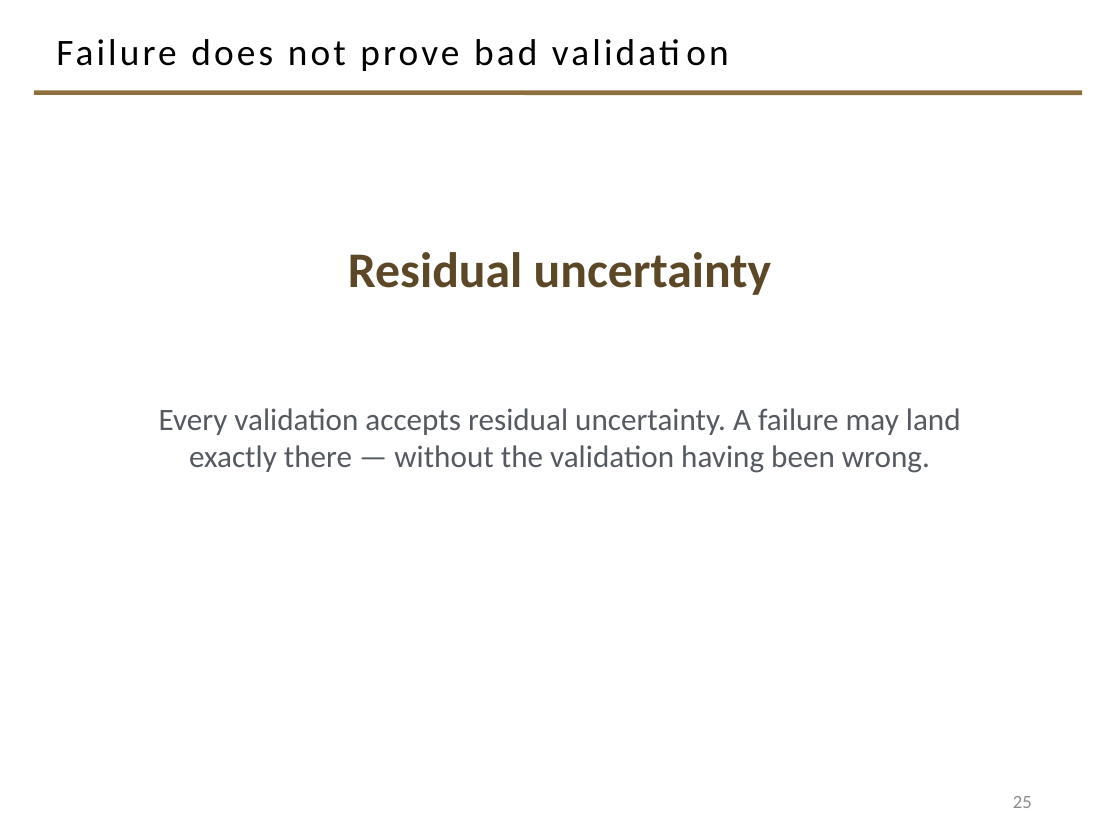
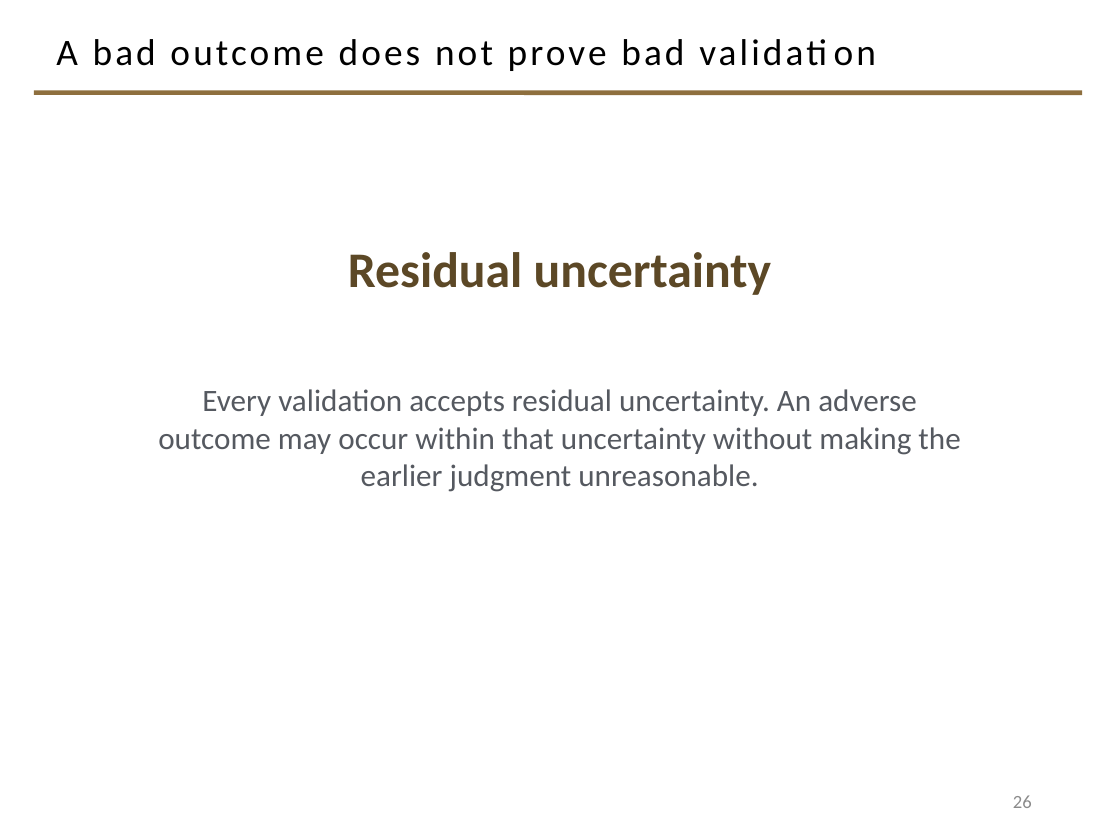
Before and after one commit to davisjam/model-based-agentic-software-engineering, a slide deck: slide 26 of course/lectures/act-2-delegation-and-control/04-failure-aware-engineering/2-4-Failure-Aware-Engineering.pptx (slide 25 before the commit). Drawn at 1120x840 pixels with LibreOffice and Linux fonts; fonts in the diff are those of the drawing; background and template pictures are left out. Boxes give left, top, right and bottom in pixels: in the first picture for what was removed or moved away, otherwise in the second. Text is boxed around its words. In the diff, an @@ line names an element or a change of style, - is before the commit and + after.

```diff
--- a/course/lectures/act-2-delegation-and-control/04-failure-aware-engineering/2-4-Failure-Aware-Engineering.pptx
+++ b/course/lectures/act-2-delegation-and-control/04-failure-aware-engineering/2-4-Failure-Aware-Engineering.pptx
@@ title at <box>56,39,684,71</box>: text changed @@
-Failure does not prove bad validation
+A bad outcome does not prove bad validation
@@ text at <box>158,389,960,492</box>: text changed @@
-Every validation accepts residual uncertainty. A failure may land exactly there — without the validation having been wrong.
+Every validation accepts residual uncertainty. An adverse outcome may occur within that uncertainty without making the earlier judgment unreasonable.
@@ page number at <box>1013,795,1032,808</box>: text changed @@
-25
+26
```
Also in this commit, not shown: 3 other slides changed, 2 slides added, 1 slide removed.
